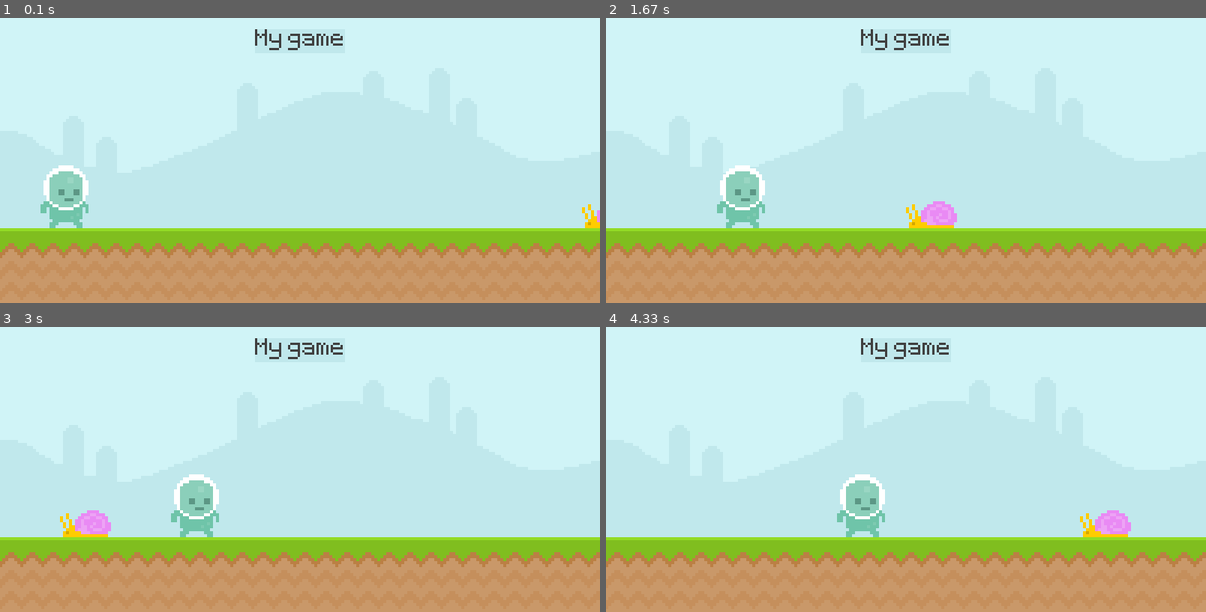
Above: before the commit, frames 1-4 (two rows, left to right).
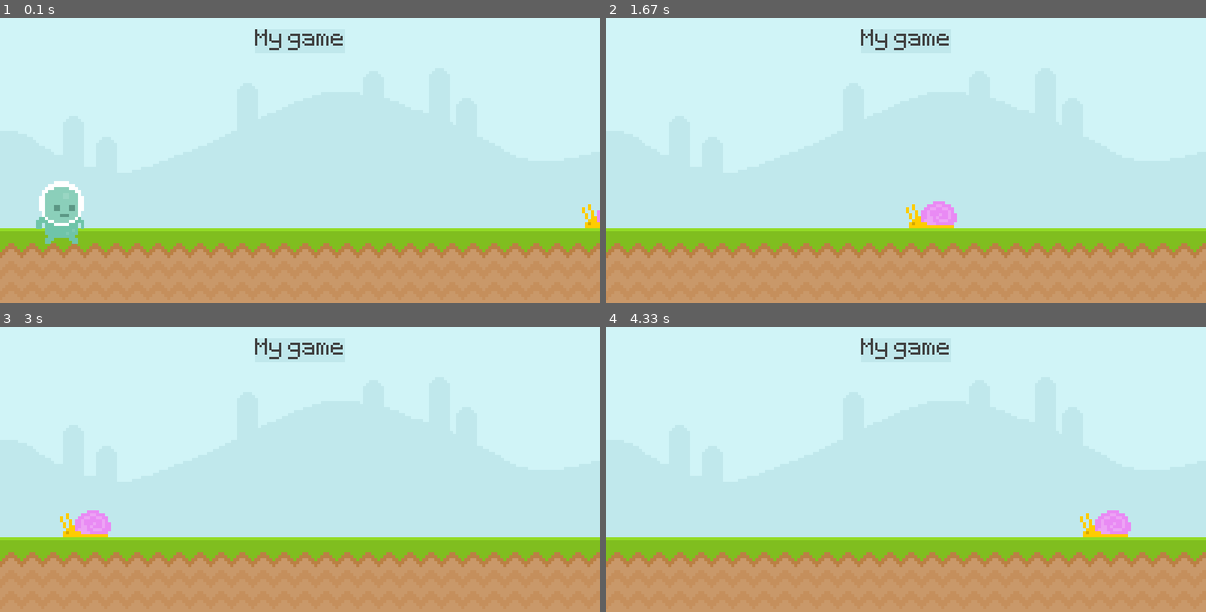
Above: after the commit, the same moments.

Repository: bstew794/PyGame_Tutorial
Game: pygame game, started from Runner.py
The game is run twice, just before and just after one commit, with the same random seed, the same clock (stepped at 60 frames per second) and the same inputs.
Inputs (mouse positions are in pixels of both pictures, inside the frame that each line leads up to):
- Up to frame 1 (0.1 s): no input
- Up to frame 2 (1.67 s): tap Space at 0.33 s; click (906, 171) at 0.72 s; click (1128, 260) at 1.55 s
- Up to frame 3 (3 s): click (312, 361) at 1.88 s; click (270, 540) at 2.22 s; click (282, 412) at 2.55 s
- Up to frame 4 (4.33 s): no input

The runs differ from the first frame. In frame 1, 1.5% of the frame differs, in the area x 6-15%, y 51-80%; in frame 2, 1.3%; in frame 3, 1.3%; in frame 4, 1.3%.

Commit message:
Added gravity to the player

Diff:
--- a/Runner.py
+++ b/Runner.py
@@ -26,6 +26,9 @@
 snal_rect = snal_surf.get_rect(bottomleft = (800, 300))
 scor_rect = scor_surf.get_rect(center = (400, 50))
 
+# define player attributes
+play_grav = 0
+
 # main game loop
 while True:
     # check for user input events
@@ -35,6 +38,12 @@
             pygame.quit()
             exit()
 
+        if event.type == pygame.MOUSEBUTTONDOWN:
+            play_grav = -20
+
+        if event.type == pygame.KEYDOWN:
+            play_grav = -20
+
 
     # move the snail by a predetermined amount
     snal_rect.left -= 4
@@ -42,9 +51,11 @@
     if snal_rect.right <= 0:
         snal_rect.left = 800
 
-    # move the player by a predetermined amount
-    play_rect.left += 1
+    # Get player input
+    keys = pygame.key.get_pressed()
 
+    # if keys[pygame.K_SPACE]:
+    #     print('jump')
 
     # display the skybox surface on the screen surface
     screen.blit(sky_surf, (0, 0))
@@ -52,8 +63,14 @@
     # display the ground surface on the screen surface
     screen.blit(grnd_surf, (0, 300))
 
+
+    # increment player gravity
+    play_grav += 1
+    play_rect.bottom += play_grav
+
     # display the player on the screen surface
     screen.blit(play_surf, play_rect)
+
 
     # display the snail on the screen surface
     screen.blit(snal_surf, snal_rect)
@@ -66,7 +83,7 @@
     screen.blit(scor_surf, scor_rect)
 
     # if play_rect.colliderect(snal_rect):
-    #    pr
+    #    print('collision')
 
     # update the visual aspects of the game for each loop
     pygame.display.update()
